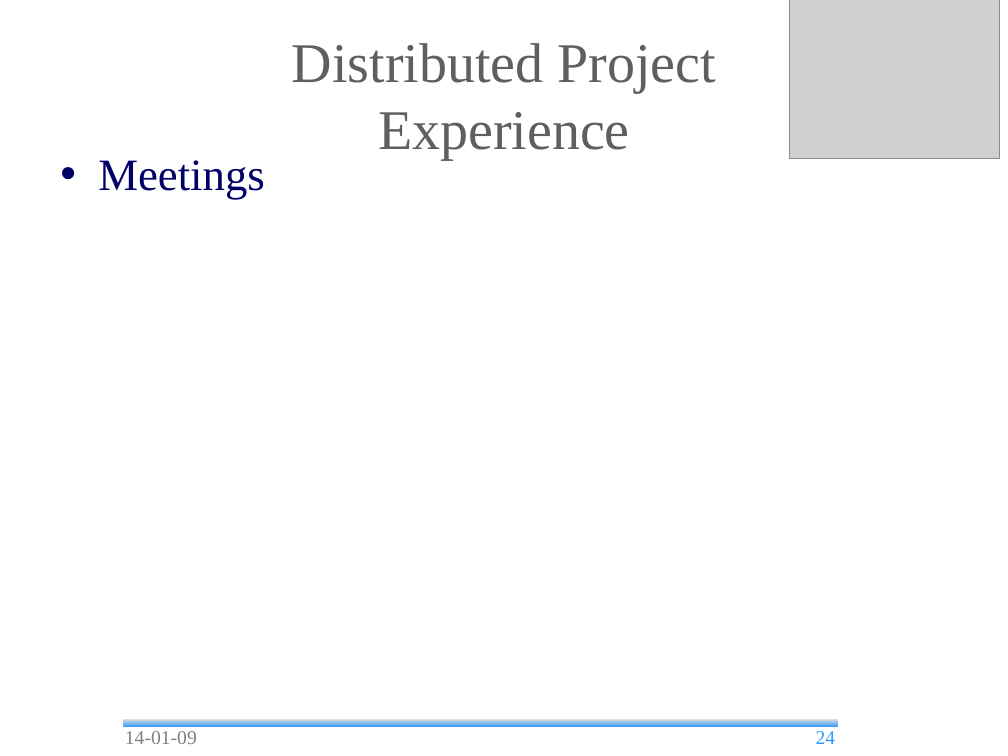
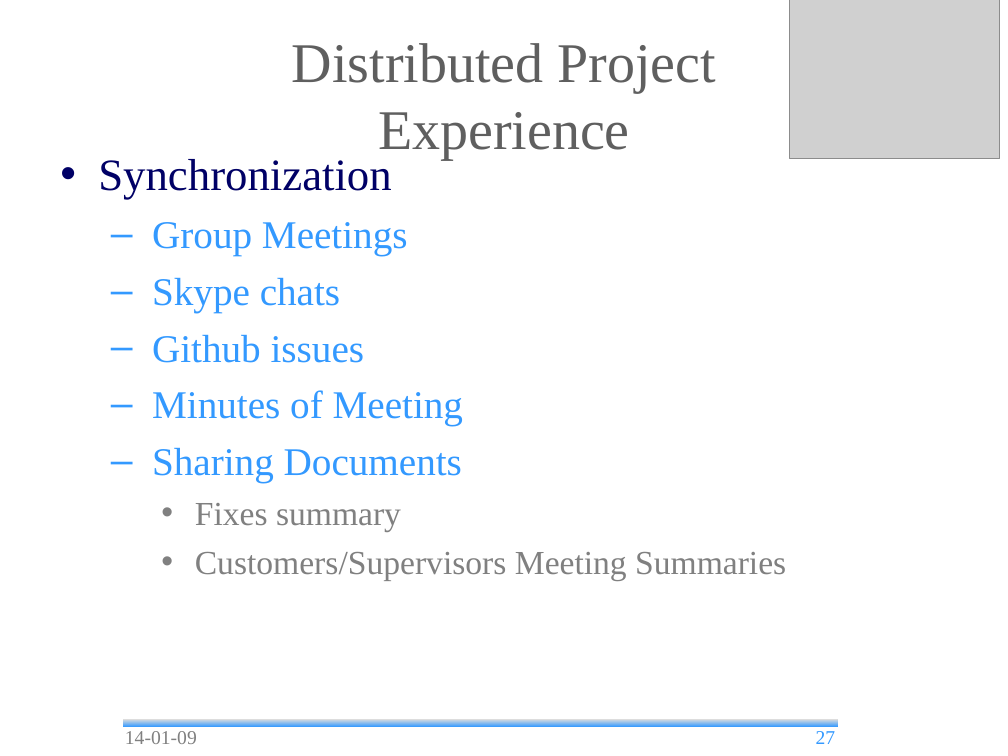
Before and after one commit to andrea-bottoli/DSD, a slide deck: slide 27 of Documentation/Presentations/Final_Presentation.odp (slide 24 before the commit). Drawn at 1008x756 pixels with LibreOffice and Linux fonts; fonts in the diff are those of the drawing; grey boxes stand for pictures; background and template pictures are left out. Boxes give left, top, right and bottom in pixels: in the first picture for what was removed or moved away, otherwise in the second. Text is boxed around its words. In the diff, an @@ line names an element or a change of style, - is before the commit and + after.

Commit message:
Final Presentation

```diff
--- a/Documentation/Presentations/Final_Presentation.odp
+++ b/Documentation/Presentations/Final_Presentation.odp
@@ text at box(98, 159, 786, 580): text changed; size 32 to 28 pt; text colour #000066 to #3399FF @@
-• Meetings
+• Synchronization
+  – Group Meetings
+  – Skype chats
+  – Github issues
+  – Minutes of Meeting
+  – Sharing Documents
+    • Fixes summary
+    • Customers/Supervisors Meeting Summaries
@@ page number at box(816, 731, 836, 744): text changed @@
-24
+27
```
Also in this commit, not shown: 8 other slides changed, 2 slides added, 1 slide removed, 3 other files.
